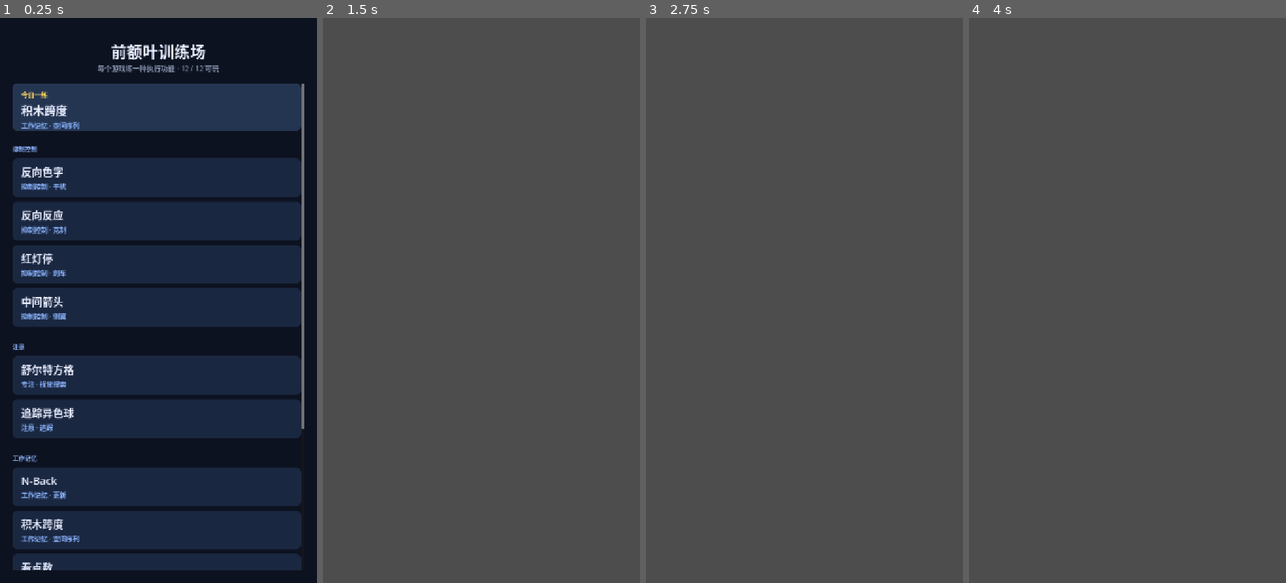
Above: before the commit, frames 1-4 (left to right).
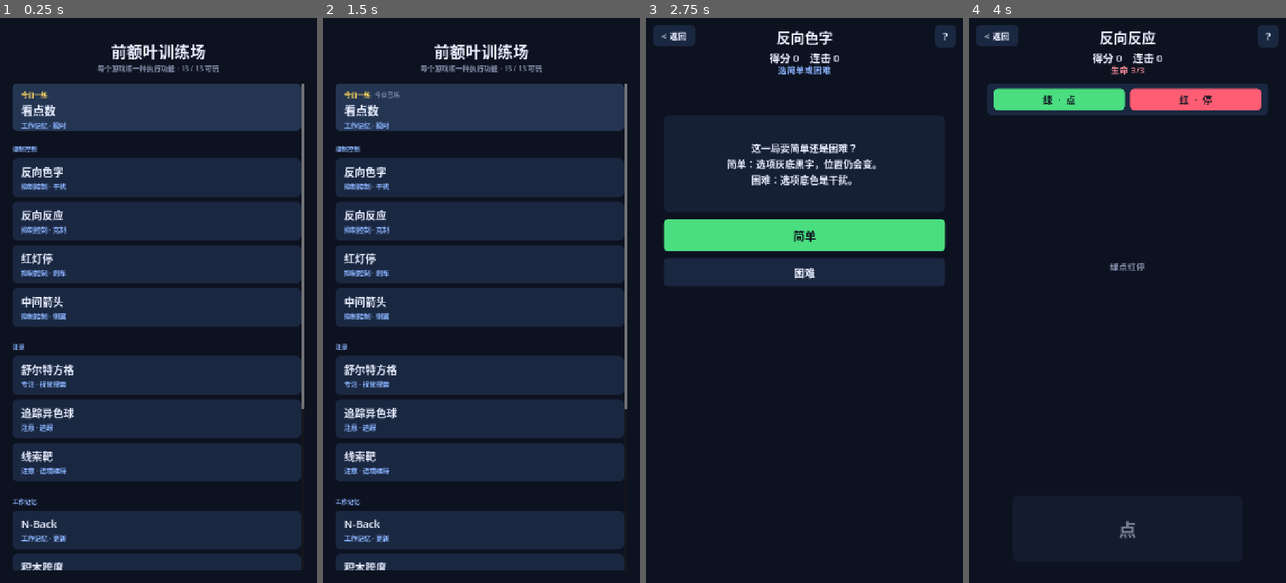
Above: after the commit, the same moments.

Repository: JeffGu98/PrefrontalCortexGame
Game: Godot game, scene res://scenes/Hub.tscn
Two runs of this game, one before a commit and one after it. Both use one fixed random seed, a clock stepped at 60 frames per second and the inputs below.
Inputs (mouse positions are in pixels of both pictures, inside the frame that each line leads up to):
- Up to frame 1 (0.25 s): no input
- Up to frame 2 (1.5 s): click (478, 108) at 0.5 s; click (351, 34) at 1.25 s, where only the run after the commit has a clickable "< 返回"
- Up to frame 3 (2.75 s): click (801, 176) at 2.02 s
- Up to frame 4 (4 s): click (997, 34) at 2.75 s, where only the run after the commit has a clickable "< 返回"; click (1124, 221) at 3.52 s

The runs differ from the first frame. In frame 1, 8.7% of the frame differs, in the area x 4-96%, y 8-98%; in frame 2, 100%; in frame 3, 100%; in frame 4, 100%, in the area x 0-100%, y 0-100%.
Error before the commit: Parse Error: Invalid operands "Error" and "Color" for "==" operator. (res://scripts/Corsi.gd:359)

Commit message:
v1.5.0: add 线索靶 (AX-CPT) for context maintenance
- New game: cue 甲/乙 then probe 靶/他; only 甲→靶 = yes
- Classic AX bias (~70%) with AY/BX traps; delay/probe ramp with streak
- 60s arcade session; Hub under 注意 · 语境维持
- Fills proactive-control / sustained-context gap vs GoNoGo
- Docs + version 1.5.0; Dual N-Back / Track collision still out

Diff:
--- a/project.godot
+++ b/project.godot
@@ -11,7 +11,7 @@
 [application]
 
 config/name="前额叶训练场"
-config/version="1.4.0"
+config/version="1.5.0"
 run/main_scene="res://scenes/Hub.tscn"
 config/features=PackedStringArray("4.7", "Mobile")
 config/icon="res://icon.png"
--- /dev/null
+++ b/scenes/AxCpt.tscn
@@ -0,0 +1,6 @@
+[gd_scene load_steps=2 format=3]
+
+[ext_resource type="Script" path="res://scripts/AxCpt.gd" id="1_axcpt"]
+
+[node name="AxCpt" type="Control"]
+script = ExtResource("1_axcpt")
--- /dev/null
+++ b/scripts/AxCpt.gd
@@ -0,0 +1,532 @@
+extends "res://scripts/GameBase.gd"
+## 线索靶 AX-CPT：先看前字再看后字；只有「甲→靶」点「是」，其它点「否」（语境维持 / 主动控制）。
+
+
+const ROUND_SECS := 60.0
+const CUE_TIME := 0.55
+const DELAY_START := 0.85
+const DELAY_MIN := 0.45
+const PROBE_START := 1.25
+const PROBE_MIN := 0.75
+const INTER_TRIAL := 0.35
+const AX_RATIO_START := 0.70
+const AX_RATIO_MIN := 0.55
+const BEST_PATH := "user://axcpt_best.cfg"
+
+const CUE_A := "甲"
+const CUE_B := "乙"
+const PROBE_X := "靶"
+const PROBE_Y := "他"
+
+const COLOR_A := Color("#5d9bff")
+const COLOR_B := Color("#ffb35d")
+const COLOR_X := Color("#4ade80")
+const COLOR_Y := Color("#ff5d73")
+const PANEL_BG := Color("#1a2740")
+
+enum Phase { READY, CUE, DELAY, PROBE, GAP, OVER }
+enum TrialKind { AX, AY, BX, BY }
+
+var phase := Phase.READY
+var score := 0
+var streak := 0
+var best_score := 0
+var round_left := ROUND_SECS
+var delay_limit := DELAY_START
+var probe_limit := PROBE_START
+var phase_left := 0.0
+var waiting := false
+var trial_id := 0
+var kind := TrialKind.AX
+var cue_text := CUE_A
+var probe_text := PROBE_X
+var is_target := true
+var answered := false
+
+var score_label: Label
+var round_label: Label
+var speed_label: Label
+var hint_label: Label
+var rule_chip: Label
+var stim_panel: Panel
+var stim_label: Label
+var yes_btn: Button
+var no_btn: Button
+var start_btn: Button
+var brief_panel: Panel
+var brief_label: Label
+var timer_track: ColorRect
+var timer_bar: ColorRect
+var restart_button: Button
+
+
+func _init() -> void:
+	title_text = "线索靶"
+	help_text = "每题先出现一个「前字」（甲或乙），稍后再出现「后字」（靶或他）。\n只有「甲」后面跟「靶」才点「是」；其它组合都点「否」。\n多数时候是甲→靶，所以容易抢点「是」——乙→靶 和 甲→他 才是真正要忍住的。\n练的是把前字记在脑子里再决定，不是单纯反应快。一局约 60 秒。不承诺变聪明。"
+
+
+func _build_game() -> void:
+	_load_best()
+	_build_hud()
+	_build_stim()
+	_build_brief()
+	_build_buttons()
+	_layout_board()
+	_start_ready()
+
+
+func _build_hud() -> void:
+	score_label = _make_label("", 24, Color("#e8edff"))
+	score_label.horizontal_alignment = HORIZONTAL_ALIGNMENT_CENTER
+	score_label.set_anchors_and_offsets_preset(Control.PRESET_TOP_WIDE)
+	score_label.offset_top = 72
+	score_label.offset_bottom = 100
+	add_child(score_label)
+
+	round_label = _make_label("", 20, Color("#ffd75d"))
+	round_label.horizontal_alignment = HORIZONTAL_ALIGNMENT_CENTER
+	round_label.set_anchors_and_offsets_preset(Control.PRESET_TOP_WIDE)
+	round_label.offset_top = 100
+	round_label.offset_bottom = 126
+	add_child(round_label)
+
+	speed_label = _make_label("", 18, Color("#8ab4ff"))
+	speed_label.horizontal_alignment = HORIZONTAL_ALIGNMENT_CENTER
+	speed_label.set_anchors_and_offsets_preset(Control.PRESET_TOP_WIDE)
+	speed_label.offset_top = 126
+	speed_label.offset_bottom = 152
+	add_child(speed_label)
+
+	hint_label = _make_label("", 18, Color("#7f8ba6"))
+	hint_label.horizontal_alignment = HORIZONTAL_ALIGNMENT_CENTER
+	hint_label.set_anchors_and_offsets_preset(Control.PRESET_TOP_WIDE)
+	hint_label.autowrap_mode = TextServer.AUTOWRAP_WORD_SMART
+	add_child(hint_label)
+
+	rule_chip = _make_label("只有 甲 → 靶 点「是」", 22, Color("#0d1220"))
+	rule_chip.horizontal_alignment = HORIZONTAL_ALIGNMENT_CENTER
+	rule_chip.vertical_alignment = VERTICAL_ALIGNMENT_CENTER
+	add_child(rule_chip)
+
+
+func _build_stim() -> void:
+	stim_panel = Panel.new()
+	stim_panel.mouse_filter = Control.MOUSE_FILTER_IGNORE
+	add_child(stim_panel)
+	_paint_stim(PANEL_BG)
+
+	stim_label = Label.new()
+	stim_label.add_theme_font_size_override("font_size", 120)
+	stim_label.horizontal_alignment = HORIZONTAL_ALIGNMENT_CENTER
+	stim_label.vertical_alignment = VERTICAL_ALIGNMENT_CENTER
+	stim_label.mouse_filter = Control.MOUSE_FILTER_IGNORE
+	stim_label.set_anchors_and_offsets_preset(Control.PRESET_FULL_RECT)
+	stim_panel.add_child(stim_label)
+
+	timer_track = ColorRect.new()
+	timer_track.color = Color("#1a2740")
+	timer_track.mouse_filter = Control.MOUSE_FILTER_IGNORE
+	add_child(timer_track)
+	timer_bar = ColorRect.new()
+	timer_bar.color = Color("#8ab4ff")
+	timer_bar.mouse_filter = Control.MOUSE_FILTER_IGNORE
+	timer_track.add_child(timer_bar)
+
+
+func _build_brief() -> void:
+	brief_panel = Panel.new()
+	var style := StyleBoxFlat.new()
+	style.bg_color = Color("#152034")
+	style.set_corner_radius_all(14)
+	brief_panel.add_theme_stylebox_override("panel", style)
+	add_child(brief_panel)
+	brief_label = _make_label(
+		"先出前字（甲/乙），再出后字（靶/他）。\n\n只有「甲 → 靶」点「是」\n其它组合一律点「否」\n\n甲→靶 很多，别养成乱点「是」。\n乙→靶、甲→他 才是要忍住的。",
+		20,
+		Color("#e8edff")
+	)
+	brief_label.horizontal_alignment = HORIZONTAL_ALIGNMENT_CENTER
+	brief_label.vertical_alignment = VERTICAL_ALIGNMENT_CENTER
+	brief_label.autowrap_mode = TextServer.AUTOWRAP_WORD_SMART
+	brief_label.set_anchors_and_offsets_preset(Control.PRESET_FULL_RECT)
+	brief_label.offset_left = 24
+	brief_label.offset_right = -24
+	brief_panel.add_child(brief_label)
+
+
+func _build_buttons() -> void:
+	yes_btn = Button.new()
+	yes_btn.text = "是"
+	yes_btn.focus_mode = Control.FOCUS_NONE
+	yes_btn.add_theme_font_size_override("font_size", 36)
+	yes_btn.add_theme_color_override("font_color", Color("#0d1220"))
+	_style_button(yes_btn, Color("#4ade80"))
+	yes_btn.pressed.connect(_on_answer.bind(true))
+	add_child(yes_btn)
+
+	no_btn = Button.new()
+	no_btn.text = "否"
+	no_btn.focus_mode = Control.FOCUS_NONE
+	no_btn.add_theme_font_size_override("font_size", 36)
+	no_btn.add_theme_color_override("font_color", Color("#e8edff"))
+	_style_button(no_btn, Color("#1a2740"))
+	no_btn.pressed.connect(_on_answer.bind(false))
+	add_child(no_btn)
+
+	start_btn = Button.new()
+	start_btn.text = "开始"
+	start_btn.focus_mode = Control.FOCUS_NONE
+	start_btn.add_theme_font_size_override("font_size", 28)
+	start_btn.add_theme_color_override("font_color", Color("#0d1220"))
+	_style_button(start_btn, Color("#4ade80"))
+	start_btn.pressed.connect(_start_play)
+	add_child(start_btn)
+
+
+func _notification(what: int) -> void:
+	if what == NOTIFICATION_RESIZED and yes_btn != null:
+		_layout_board()
+
+
+func _layout_board() -> void:
+	var vp := get_viewport_rect().size
+	rule_chip.position = Vector2(40, 156)
+	rule_chip.size = Vector2(vp.x - 80.0, 56)
+	_paint_rule_chip()
+
+	stim_panel.position = Vector2(48, 230)
+	stim_panel.size = Vector2(vp.x - 96.0, 280)
+	_paint_stim(PANEL_BG)
+
+	var bar_w := 400.0
+	timer_track.position = Vector2((vp.x - bar_w) / 2.0, 528)
+	timer_track.size = Vector2(bar_w, 12)
+	timer_bar.size.y = 12
+
+	hint_label.offset_top = 548
+	hint_label.offset_bottom = 592
+
+	if brief_panel != null:
+		brief_panel.position = Vector2(40, 230)
+		brief_panel.size = Vector2(vp.x - 80.0, 280)
+
+	var btn_w := minf(260.0, (vp.x - 80.0 - 20.0) / 2.0)
+	var btn_h := 140.0
+	var y := vp.y - 48.0 - btn_h
+	var x := (vp.x - btn_w * 2.0 - 20.0) / 2.0
+	yes_btn.position = Vector2(x, y)
+	yes_btn.size = Vector2(btn_w, btn_h)
+	yes_btn.custom_minimum_size = Vector2(btn_w, btn_h)
+	no_btn.position = Vector2(x + btn_w + 20.0, y)
+	no_btn.size = Vector2(btn_w, btn_h)
+	no_btn.custom_minimum_size = Vector2(btn_w, btn_h)
+	start_btn.position = Vector2((vp.x - 280.0) / 2.0, y)
+	start_btn.size = Vector2(280, btn_h)
+	start_btn.custom_minimum_size = Vector2(280, btn_h)
+
+
+func _paint_rule_chip() -> void:
+	var style := StyleBoxFlat.new()
+	style.bg_color = Color("#8ab4ff")
+	style.set_corner_radius_all(12)
+	rule_chip.add_theme_stylebox_override("normal", style)
+
+
+func _paint_stim(bg: Color) -> void:
+	var style := StyleBoxFlat.new()
+	style.bg_color = bg
+	style.set_corner_radius_all(14)
+	stim_panel.add_theme_stylebox_override("panel", style)
+
+
+func _start_ready() -> void:
+	phase = Phase.READY
+	score = 0
+	streak = 0
+	round_left = ROUND_SECS
+	delay_limit = DELAY_START
+	probe_limit = PROBE_START
+	waiting = false
+	answered = false
+	trial_id += 1
+	if restart_button != null:
+		restart_button.queue_free()
+		restart_button = null
+	stim_label.text = ""
+	_paint_stim(PANEL_BG)
+	var ready := "看清规则再开始"
+	if best_score > 0:
+		ready += " · 最佳 %d" % best_score
+	_set_hint(ready, Color("#7f8ba6"))
+	_update_hud()
+
+
+func _start_play() -> void:
+	if phase != Phase.READY:
+		return
+	round_left = ROUND_SECS
+	_new_trial()
+
+
+func _pick_kind() -> TrialKind:
+	# Classic AX bias; as streak rises, slightly more AY/BX traps.
+	var ax_ratio := lerpf(AX_RATIO_START, AX_RATIO_MIN, clampf(float(streak) / 12.0, 0.0, 1.0))
+	var r := randf()
+	if r < ax_ratio:
+		return TrialKind.AX
+	var trap := (r - ax_ratio) / maxf(1.0 - ax_ratio, 0.001)
+	if trap < 0.34:
+		return TrialKind.AY
+	if trap < 0.67:
+		return TrialKind.BX
+	return TrialKind.BY
+
+
+func _new_trial() -> void:
+	if phase == Phase.OVER:
+		return
+	if round_left <= 0.0:
+		_end_game()
+		return
+	kind = _pick_kind()
+	match kind:
+		TrialKind.AX:
+			cue_text = CUE_A
+			probe_text = PROBE_X
+			is_target = true
+		TrialKind.AY:
+			cue_text = CUE_A
+			probe_text = PROBE_Y
+			is_target = false
+		TrialKind.BX:
+			cue_text = CUE_B
+			probe_text = PROBE_X
+			is_target = false
+		TrialKind.BY:
+			cue_text = CUE_B
+			probe_text = PROBE_Y
+			is_target = false
+	delay_limit = maxf(DELAY_MIN, lerpf(DELAY_START, DELAY_MIN, clampf(float(streak) / 10.0, 0.0, 1.0)))
+	probe_limit = maxf(PROBE_MIN, lerpf(PROBE_START, PROBE_MIN, clampf(float(streak) / 10.0, 0.0, 1.0)))
+	answered = false
+	waiting = false
+	phase = Phase.CUE
+	phase_left = CUE_TIME
+	stim_label.text = cue_text
+	stim_label.add_theme_color_override("font_color", COLOR_A if cue_text == CUE_A else COLOR_B)
+	_paint_stim(PANEL_BG)
+	_set_hint("记住前字…", Color("#8ab4ff"))
+	timer_bar.size.x = timer_track.size.x
+	timer_bar.color = Color("#8ab4ff")
+	_update_hud()
+
+
+func _enter_delay() -> void:
+	phase = Phase.DELAY
+	phase_left = delay_limit
+	stim_label.text = "· · ·"
+	stim_label.add_theme_color_override("font_color", Color("#7f8ba6"))
+	_paint_stim(Color("#12192a"))
+	_set_hint("等后字…", Color("#7f8ba6"))
+	_update_hud()
+
+
+func _enter_probe() -> void:
+	phase = Phase.PROBE
+	phase_left = probe_limit
+	answered = false
+	stim_label.text = probe_text
+	stim_label.add_theme_color_override("font_color", COLOR_X if probe_text == PROBE_X else COLOR_Y)
+	_paint_stim(PANEL_BG)
+	_set_hint("甲→靶 点「是」，其它点「否」", Color("#e8edff"))
+	timer_bar.size.x = timer_track.size.x
+	timer_bar.color = Color("#8ab4ff")
+	_update_hud()
+
+
+func _on_answer(say_yes: bool) -> void:
+	if phase != Phase.PROBE or answered or waiting:
+		return
+	answered = true
+	waiting = true
+	var correct := say_yes == is_target
+	if correct:
+		streak += 1
+		var pts := 10
+		if not is_target:
+			# Withholding on trap (AY/BX) is the hard part.
+			pts = 15 if kind == TrialKind.AY or kind == TrialKind.BX else 12
+		else:
+			pts = 10 + mini(streak, 8) * 2
+		score += pts
+		var tag := ""
+		match kind:
+			TrialKind.AY:
+				tag = " · 忍住甲→他"
+			TrialKind.BX:
+				tag = " · 忍住乙→靶"
+			TrialKind.BY:
+				tag = " · 否"
+			_:
+				tag = ""
+		_set_hint("+%d%s" % [pts, tag], Color("#4ade80"))
+		_burst_feedback("+%d" % pts, Color("#4ade80"))
+		stim_label.modulate = Color("#4ade80")
+	else:
+		streak = 0
+		var why := "该点「是」" if is_target else "该点「否」"
+		_set_hint("错了 · %s" % why, Color("#ff5d73"))
+		_burst_feedback("错", Color("#ff5d73"))
+		stim_label.modulate = Color("#ff5d73")
+	_update_hud()
+	_begin_gap()
+
+
+func _miss_timeout() -> void:
+	if phase != Phase.PROBE or answered:
+		return
+	answered = true
+	waiting = true
+	streak = 0
+	_set_hint("超时", Color("#ff5d73"))
+	_burst_feedback("超时", Color("#ff5d73"))
+	stim_label.modulate = Color("#ff5d73")
+	_update_hud()
+	_begin_gap()
+
+
+func _begin_gap() -> void:
+	phase = Phase.GAP
+	waiting = true
+	trial_id += 1
+	var id := trial_id
+	await get_tree().create_timer(INTER_TRIAL).timeout
+	if not is_inside_tree() or phase == Phase.OVER or id != trial_id:
+		return
+	stim_label.modulate = Color.WHITE
+	if round_left <= 0.0:
+		_end_game()
+		return
+	_new_trial()
+
+
+func _process(delta: float) -> void:
+	if phase == Phase.OVER or phase == Phase.READY:
+		return
+	round_left -= delta
+	if round_left <= 0.0:
+		round_left = 0.0
+		if phase == Phase.PROBE and not answered:
+			_miss_timeout()
+			return
+		if phase == Phase.CUE or phase == Phase.DELAY or phase == Phase.GAP:
+			_end_game()
+			return
+	if phase == Phase.CUE:
+		phase_left -= delta
+		var ratio := clampf(phase_left / maxf(CUE_TIME, 0.001), 0.0, 1.0)
+		timer_bar.size.x = timer_track.size.x * ratio
+		if phase_left <= 0.0:
+			_enter_delay()
+		_update_hud()
+		return
+	if phase == Phase.DELAY:
+		phase_left -= delta
+		var ratio_d := clampf(phase_left / maxf(delay_limit, 0.001), 0.0, 1.0)
+		timer_bar.size.x = timer_track.size.x * ratio_d
+		timer_bar.color = Color("#7f8ba6")
+		if phase_left <= 0.0:
+			_enter_probe()
+		_update_hud()
+		return
+	if phase == Phase.PROBE and not answered:
+		phase_left -= delta
+		var ratio_p := clampf(phase_left / maxf(probe_limit, 0.001), 0.0, 1.0)
+		timer_bar.size.x = timer_track.size.x * ratio_p
+		timer_bar.color = Color("#ff5d73") if ratio_p < 0.25 else Color("#8ab4ff")
+		if phase_left <= 0.0:
+			_miss_timeout()
+			return
+	_update_hud()
+
+
+func _unhandled_input(event: InputEvent) -> void:
+	var key := event as InputEventKey
+	if key == null or not key.pressed or key.echo:
+		return
+	if phase == Phase.READY:
+		if key.keycode == KEY_ENTER or key.keycode == KEY_SPACE or key.keycode == KEY_KP_ENTER:
+			_start_play()
+		return
+	if phase != Phase.PROBE or answered or waiting:
+		return
+	if key.keycode == KEY_LEFT or key.keycode == KEY_F or key.keycode == KEY_Y:
+		_on_answer(true)
+	elif key.keycode == KEY_RIGHT or key.keycode == KEY_J or key.keycode == KEY_N:
+		_on_answer(false)
+
+
+func _update_hud() -> void:
+	score_label.text = "得分 %d　连对 %d" % [score, streak]
+	round_label.text = "剩余 %.0f 秒" % ceilf(maxf(round_left, 0.0))
+	speed_label.text = "间隔 %.2f 秒 · 作答 %.2f 秒" % [delay_limit, probe_limit]
+	var ready := phase == Phase.READY
+	var playable := phase == Phase.PROBE and not answered and not waiting
+	if yes_btn != null:
+		yes_btn.visible = not ready
+		no_btn.visible = not ready
+		start_btn.visible = ready
+		yes_btn.modulate = Color.WHITE if playable else Color(1, 1, 1, 0.45)
+		no_btn.modulate = Color.WHITE if playable else Color(1, 1, 1, 0.45)
+	if brief_panel != null:
+		brief_panel.visible = ready
+	if stim_panel != null:
+		stim_panel.visible = not ready
+	if timer_track != null:
+		timer_track.visible = not ready and phase != Phase.OVER
+
+
+func _set_hint(text: String, color: Color) -> void:
+	hint_label.text = text
+	hint_label.add_theme_color_override("font_color", color)
+
+
+func _end_game() -> void:
+	if phase == Phase.OVER:
+		return
+	phase = Phase.OVER
+	waiting = true
+	answered = true
+	trial_id += 1
+	stim_label.text = "结束"
+	stim_label.modulate = Color.WHITE
+	stim_label.add_theme_color_override("font_color", Color("#e8edff"))
+	_paint_stim(PANEL_BG)
+	var is_best := score > best_score
+	if is_best:
+		best_score = score
+		_save_best()
+	var suffix := " · 新纪录！" if is_best else ""
+	if best_score > 0 and not is_best:
+		suffix = " · 最佳 %d" % best_score
+	_set_hint("时间到 · 得分 %d%s" % [score, suffix], Color("#ffd75d"))
+	_update_hud()
+	if restart_button == null:
+		restart_button = _make_restart_button(_restart, yes_btn.position.y - 84.0)
+
+
+func _restart() -> void:
+	trial_id += 1
+	_start_ready()
+
+
+func _load_best() -> void:
+	var config := ConfigFile.new()
+	if config.load(BEST_PATH) == OK:
+		best_score = int(config.get_value("best", "score", 0))
+
+
+func _save_best() -> void:
+	var config := ConfigFile.new()
+	config.set_value("best", "score", best_score)
+	config.save(BEST_PATH)
--- a/scripts/Hub.gd
+++ b/scripts/Hub.gd
@@ -18,6 +18,7 @@
 	{"title": "中间箭头", "func": "抑制控制 · 侧翼", "group": "抑制控制", "scene": "res://scenes/Flanker.tscn", "built": true},
 	{"title": "舒尔特方格", "func": "专注 · 视觉搜索", "group": "注意", "scene": "res://scenes/Schulte.tscn", "built": true},
 	{"title": "追踪异色球", "func": "注意 · 追踪", "group": "注意", "scene": "res://scenes/Track.tscn", "built": true},
+	{"title": "线索靶", "func": "注意 · 语境维持", "group": "注意", "scene": "res://scenes/AxCpt.tscn", "built": true},
 	{"title": "N-Back", "func": "工作记忆 · 更新", "group": "工作记忆", "scene": "res://scenes/NBack.tscn", "built": true},
 	{"title": "积木跨度", "func": "工作记忆 · 空间序列", "group": "工作记忆", "scene": "res://scenes/Corsi.tscn", "built": true},
 	{"title": "看点数", "func": "工作记忆 · 瞬时", "group": "工作记忆", "scene": "res://scenes/Dots.tscn", "built": true},
Not shown, changed: export_presets.cfg
Not shown, changed: docs/design.md
Not shown, changed: docs/improvements.md
